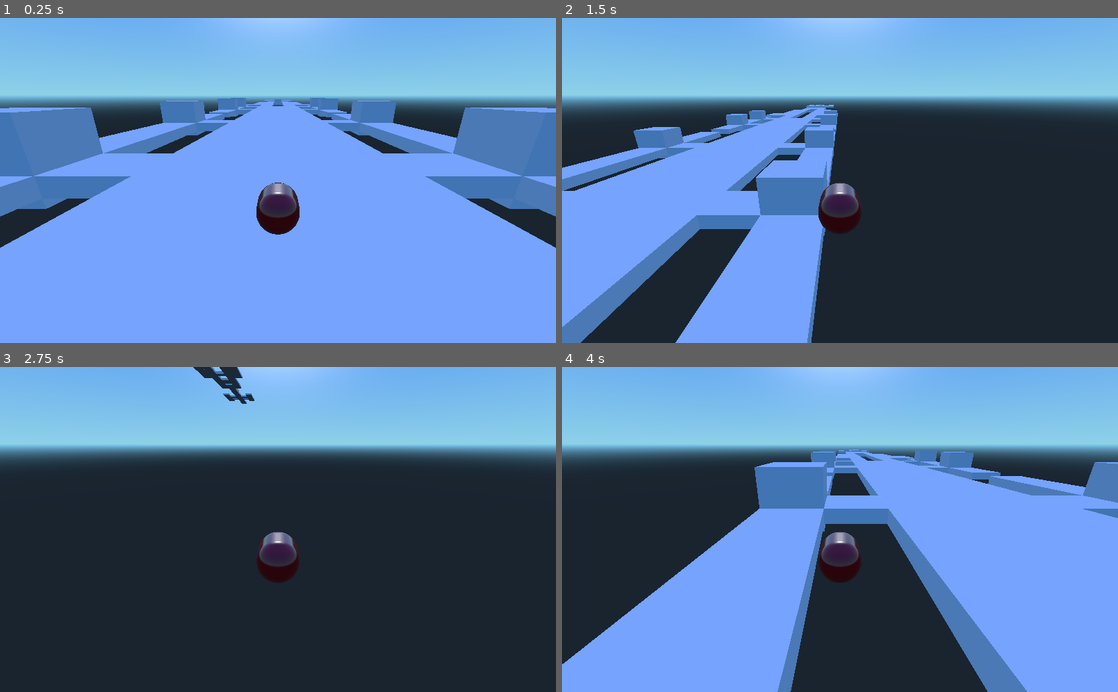
Above: before the commit, frames 1-4 (two rows, left to right).
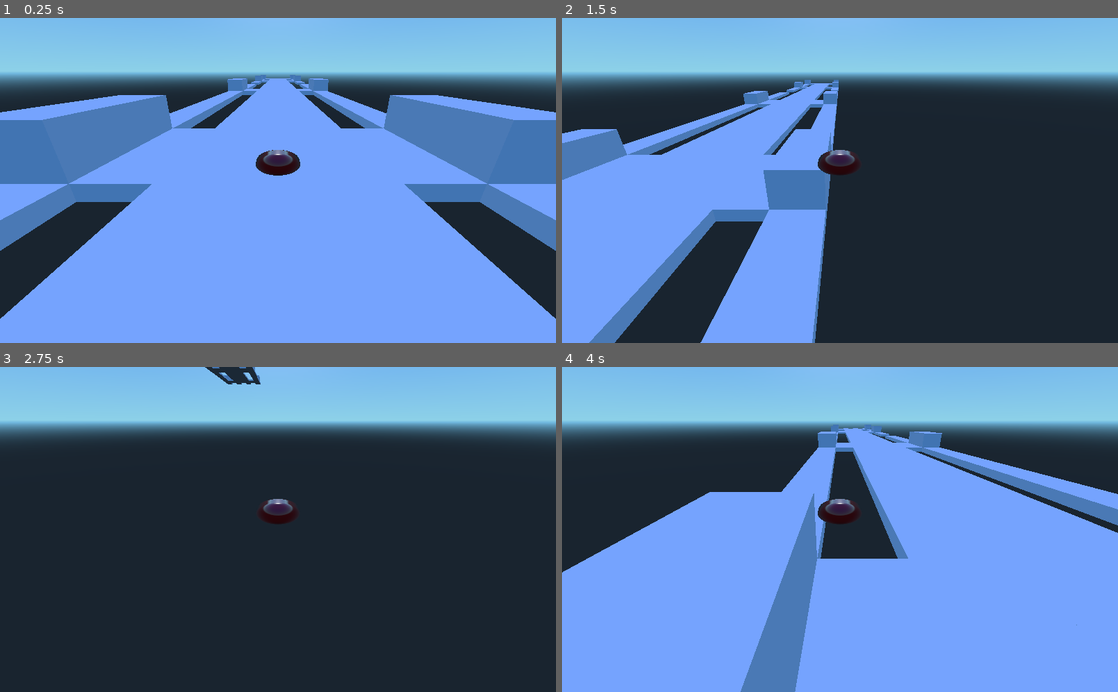
Above: after the commit, the same moments.

Repository: anantn/skyroads
Game: Godot game, scene res://scenes/Main.tscn
Same seed, same stepped clock (60 frames per second), same inputs: the game is played once before the commit and once after it.
Inputs:
- Up to frame 1 (0.25 s): no input
- Up to frame 2 (1.5 s): tap Enter at 0.5 s; hold Right (ui_right) 0.53-1.28 s; tap Space (ui_select) at 0.77 s; hold Down (ui_down) from 1.28 s (still down)
- Up to frame 3 (2.75 s): tap Space (ui_select) at 1.52 s; release Down (ui_down) at 2.03 s; hold Right (ui_right) from 2.03 s (still down)
- Up to frame 4 (4 s): release Right (ui_right) at 2.78 s; hold Up (ui_up) 2.78-3.53 s; tap Space (ui_select) at 3.02, 3.77 s; hold Left (ui_left) from 3.53 s (still down)

The runs differ from the first frame. In frame 1, 29% of the frame differs, in the area x 0-100%, y 0-93%; in frame 2, 23%; in frame 3, 13%; in frame 4, 40%, in the area x 0-100%, y 0-100%.

Commit message:
Tweak perspective and scene sizes

Diff:
--- a/game/scenes/Floor.tscn
+++ b/game/scenes/Floor.tscn
@@ -16,7 +16,7 @@
 
 [node name="Floor" type="MeshInstance" parent="." index="0"]
 
-transform = Transform( 1, 0, 0, 0, 0.25, 0, 0, 0, 1, 0, 0, 0 )
+transform = Transform( 1, 0, 0, 0, 0.25, 0, 0, 0, 3, 0, 0.25, 0 )
 layers = 1
 material_override = null
 cast_shadow = 1
--- a/game/scenes/Full.tscn
+++ b/game/scenes/Full.tscn
@@ -14,9 +14,11 @@
 
 [node name="Spatial" type="Spatial"]
 
+_sections_unfolded = [ "Transform" ]
+
 [node name="MeshInstance" type="MeshInstance" parent="." index="0"]
 
-transform = Transform( 1, 0, 0, 0, 1, 0, 0, 0, 1, 0, 0.5, 0 )
+transform = Transform( 1, 0, 0, 0, 1, 0, 0, 0, 3, 0, 1, 0 )
 layers = 1
 material_override = null
 cast_shadow = 1
--- a/game/scenes/Half.tscn
+++ b/game/scenes/Half.tscn
@@ -16,7 +16,7 @@
 
 [node name="MeshInstance" type="MeshInstance" parent="." index="0"]
 
-transform = Transform( 1, 0, 0, 0, 0.5, 0, 0, 0, 1, 0, 0.25, 0 )
+transform = Transform( 1, 0, 0, 0, 0.5, 0, 0, 0, 3, 0, 0.5, 0 )
 layers = 1
 material_override = null
 cast_shadow = 1
--- a/game/scenes/Main.tscn
+++ b/game/scenes/Main.tscn
@@ -7,11 +7,11 @@
 
 [node name="Ship" parent="." index="0" instance=ExtResource( 1 )]
 
-transform = Transform( 0.25, 0, 0, 0, 0.25, 0, 0, 0, 0.25, 1, 0, -3 )
+transform = Transform( 0.5, 0, 0, 0, 0.25, 0, 0, 0, 0.25, 1, 1, -15 )
 
 [node name="Camera" type="Camera" parent="Ship" index="2"]
 
-transform = Transform( 1, 0, 0, 0, 0.939693, 0.34202, 0, -0.34202, 0.939693, 0, 5, 10 )
+transform = Transform( 1, 0, 0, 0, 0.906308, 0.422618, 0, -0.422618, 0.906308, 0, 7.5, 20 )
 keep_aspect = 1
 cull_mask = 1048575
 environment = null
--- a/game/scripts/Level.gd
+++ b/game/scripts/Level.gd
@@ -35,9 +35,8 @@
 
 func _ready():
 	var r = -5
-	var c = 2
 	for row in level["road"]:
-		c = 0
+		var c = 0
 		for col in row:
 			if "x" in col[0]:
 				var tile = x.instance()
@@ -45,8 +44,8 @@
 					tile = h.instance()
 				if "f" in col[0]:
 					tile = f.instance()
-				tile.global_translate(Vector3(r, -0.5, c))
+				tile.global_translate(Vector3(r, 0, c))
 				add_child(tile)
-			c = c - 2
+			c = c - 6
 		r = r + 2
 	pass
